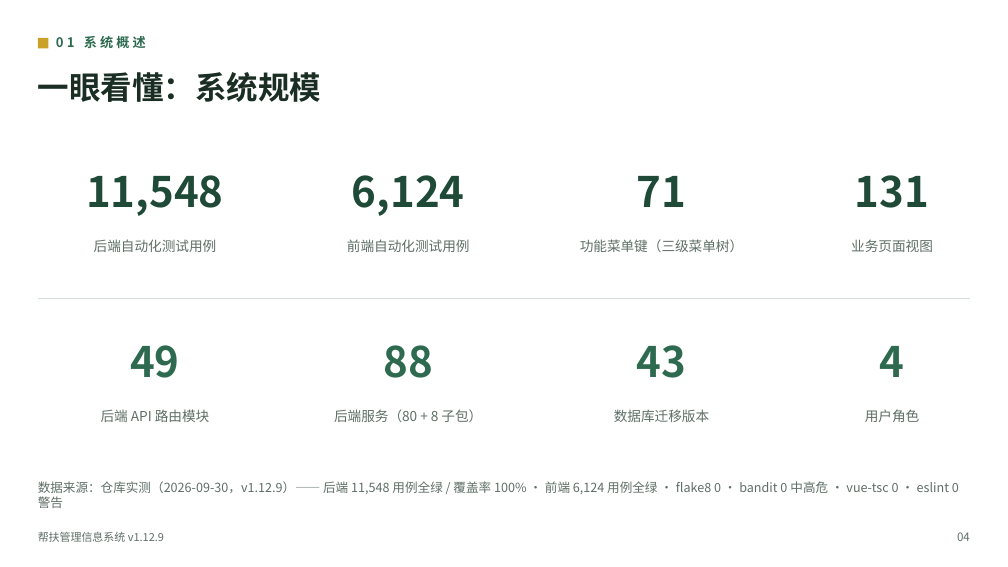
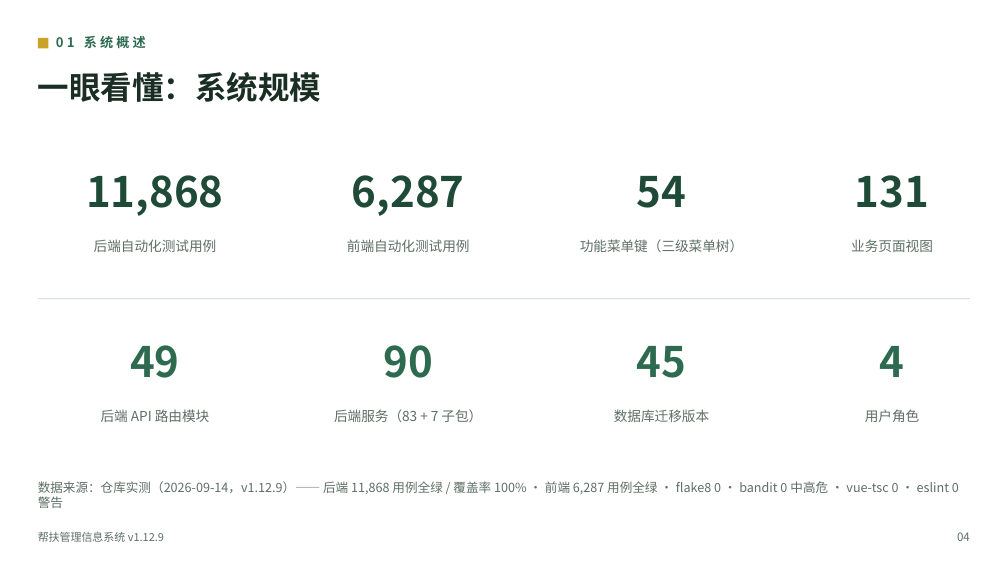
Before and after one commit to lzh745200/MRRS, a slide deck: slide 6 of docs/帮扶管理信息系统介绍.pptx. Drawn at 1008x567 pixels with LibreOffice and Linux fonts; fonts in the diff are those of the drawing. Boxes give left, top, right and bottom in pixels: in the first picture for what was removed or moved away, otherwise in the second. Text is boxed around its words. In the diff, an @@ line names an element or a change of style, - is before the commit and + after.

Commit message:
docs(v1.12.9): 同步 brace-expansion 正解与前端覆盖率归零，校正 PPT 测试数据
CHANGELOG：
- 改写 brace-expansion 条目——原记述的是**中间态不完整修复**（"改为覆盖 ^2.1.7"），
  该版本会把 minimatch@10 打挂。更正为按 major 作用域覆盖的完整过程与两条教训。
- 新增「前端覆盖率缺口清零（10 个文件）」条目，按四类处置（补测试 / 修正空操作 spy /
  删死代码 / 标注 v8 伪影）逐条记录，并写明"Storage.prototype spy 永不命中"这一
  会产出虚假信心的陷阱。

PPT（docs/build_ppt.js → docs/帮扶管理信息系统介绍.pptx，38 页）：
- 前端用例数 6,227 → 6,287（4 处）。
- 「测试体系：数字不会说谎」页校正为当前实测：用例 11868/6287、数据来源 v1.12.9
  （2026-09-14）、覆盖率门禁 98% → **100%**（前后端一致），并补入弱断言治理与
  安全守卫断言两项测试纪律。此前该页仍是 v1.11.2 的 10142/5691 旧数据。
- v1.12.9 版本历程条目补记前端覆盖率与弱断言治理。

验证：node docs/build_ppt.js → DONE pages=38，产物 842,901 字节。

```diff
--- a/docs/帮扶管理信息系统介绍.pptx
+++ b/docs/帮扶管理信息系统介绍.pptx
@@ text at [86,175,223,216]: text changed @@
-11,548
+11,868
@@ text at [352,175,465,216]: text changed @@
-6,124
+6,287
@@ text at [637,176,687,208]: text changed @@
-71
+54
@@ text at [383,345,433,378]: text changed @@
-88
+90
@@ text at [637,346,687,378]: text changed @@
-43
+45
@@ text at [334,409,482,422]: text changed @@
-后端服务（80 + 8 子包）
+后端服务（83 + 7 子包）
@@ text at [38,481,959,508]: text changed @@
-数据来源：仓库实测（2026-09-30，v1.12.9）—— 后端 11,548 用例全绿 / 覆盖率 100% · 前端 6,124 用例全绿 · flake8 0 · bandit 0 中高危 · vue-tsc 0 · eslint 0 警告
+数据来源：仓库实测（2026-09-14，v1.12.9）—— 后端 11,868 用例全绿 / 覆盖率 100% · 前端 6,287 用例全绿 · flake8 0 · bandit 0 中高危 · vue-tsc 0 · eslint 0 警告
```
Also in this commit, not shown: 8 other slides changed, 2 other files.
